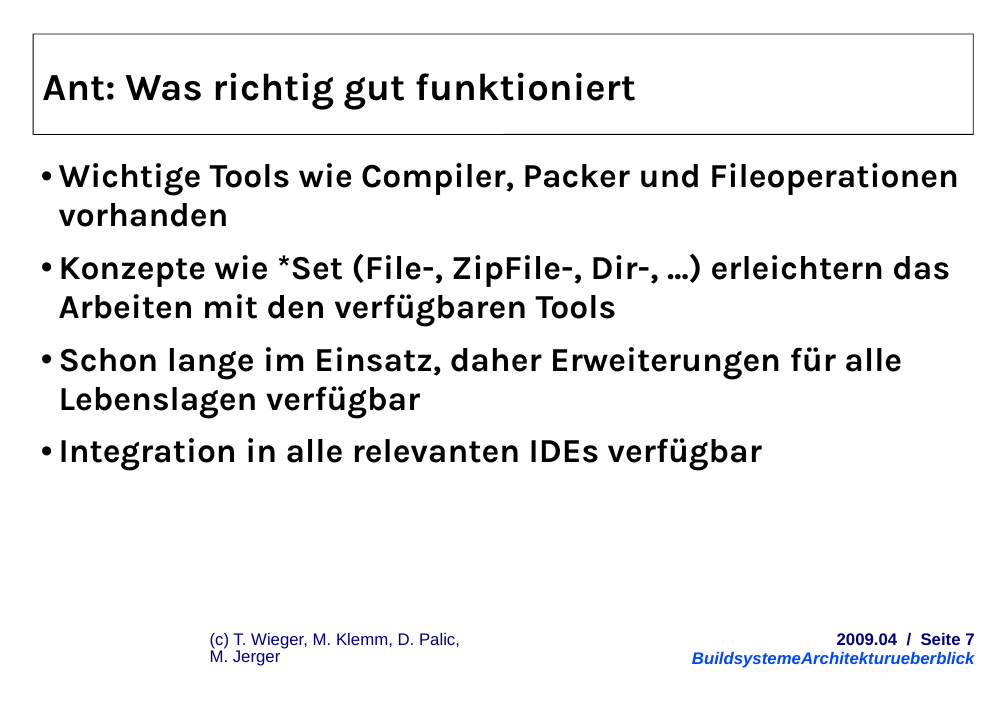
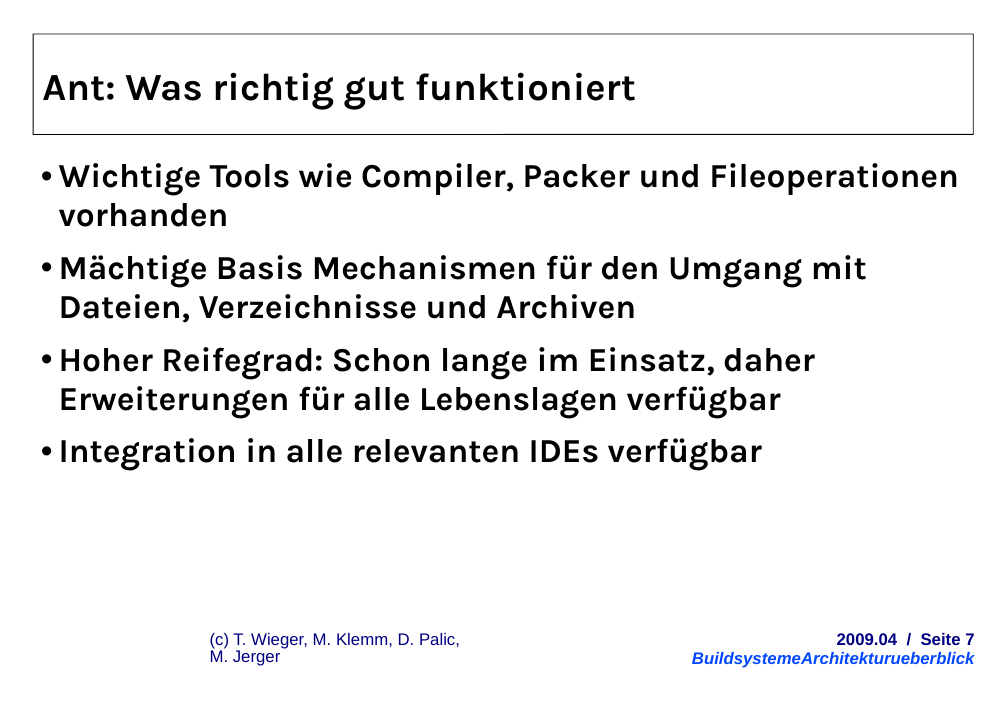
Before and after one commit to herrwieger/experttrainingbuildsystems, a slide deck: slide 7 of praesentationen/BuildsystemeArchitekturueberblick.odp. Drawn at 1008x713 pixels with LibreOffice and Linux fonts; fonts in the diff are those of the drawing; background and template pictures are left out. Boxes give left, top, right and bottom in pixels: in the first picture for what was removed or moved away, otherwise in the second. Text is boxed around its words. In the diff, an @@ line names an element or a change of style, - is before the commit and + after.

```diff
--- a/praesentationen/BuildsystemeArchitekturueberblick.odp
+++ b/praesentationen/BuildsystemeArchitekturueberblick.odp
@@ text at <box>59,255,867,419</box>: text changed @@
-  • Konzepte wie *Set (File-, ZipFile-, Dir-, ...) erleichtern das Arbeiten mit den verfügbaren Tools
-  • Schon lange im Einsatz, daher Erweiterungen für alle Lebenslagen verfügbar
+  • Mächtige Basis Mechanismen für den Umgang mit Dateien, Verzeichnisse und Archiven
+  • Hoher Reifegrad: Schon lange im Einsatz, daher Erweiterungen für alle Lebenslagen verfügbar
```
Also in this commit, not shown: 8 other slides changed, 2 slides added, 1 slide removed.
